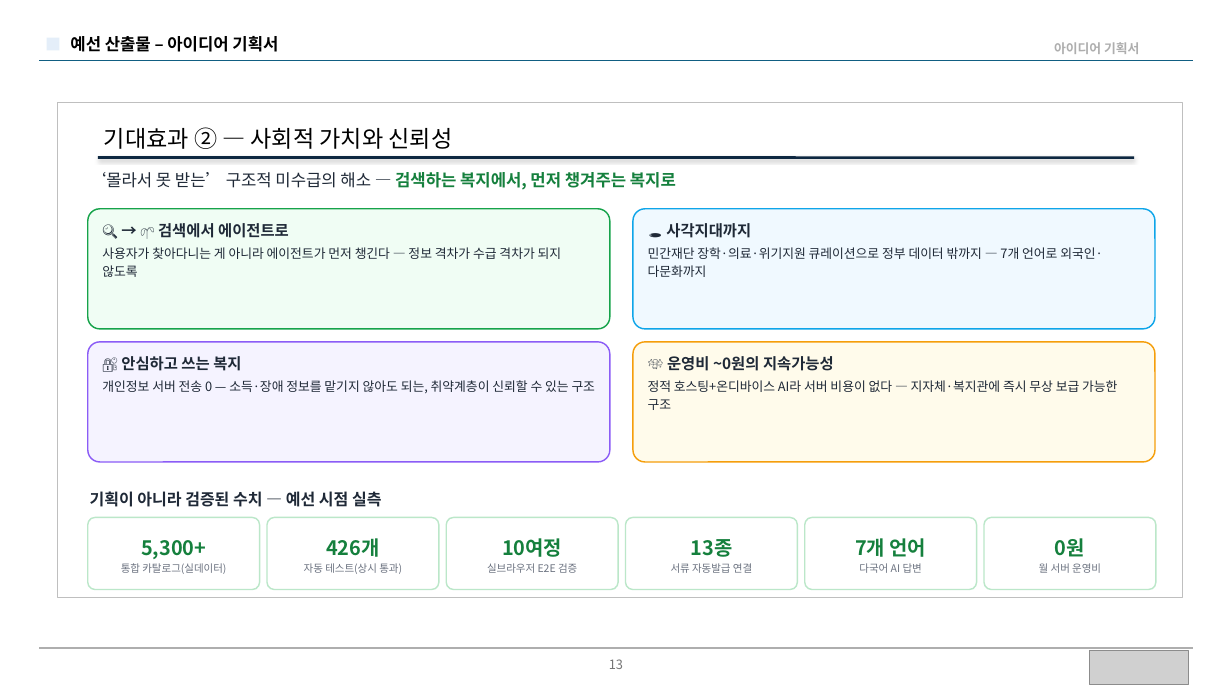
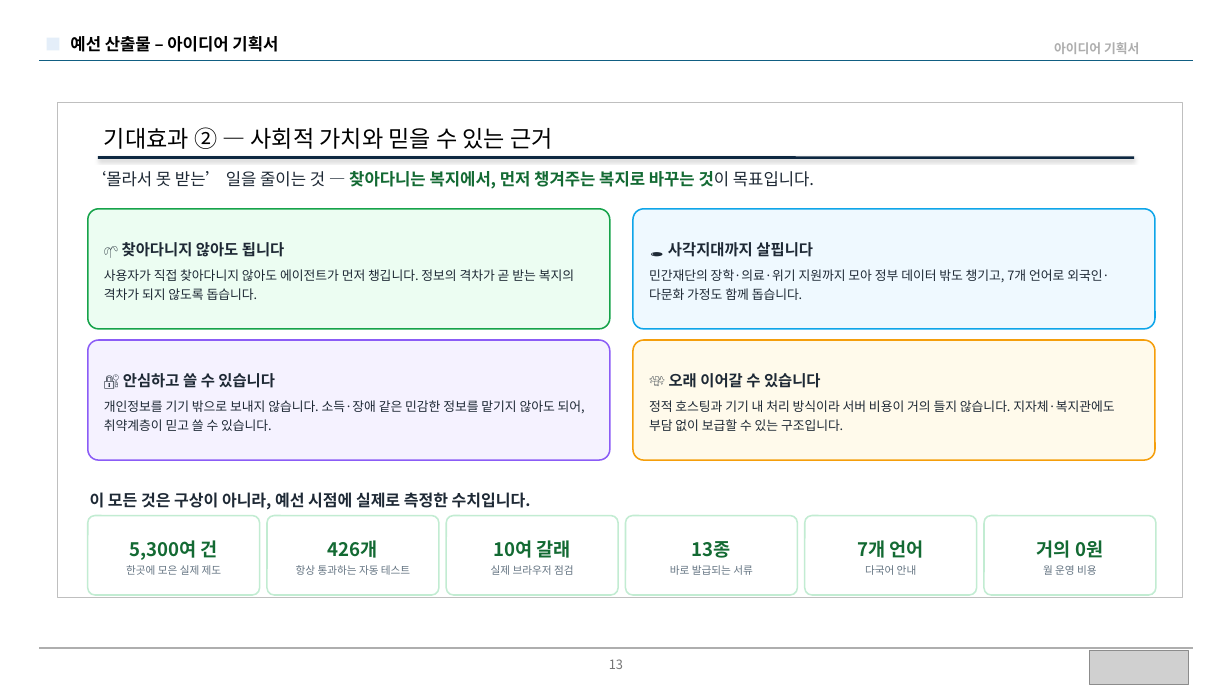
Before and after one commit to BioCode67/modoo-bom, a slide deck: slide 13 of docs/제출/모두봄-예선기획서-20p-규정안전판.pptx. Drawn at 1232x693 pixels with LibreOffice and Linux fonts; fonts in the diff are those of the drawing; grey boxes stand for pictures. Boxes give left, top, right and bottom in pixels: in the first picture for what was removed or moved away, otherwise in the second. Text is boxed around its words. In the diff, an @@ line names an element or a change of style, - is before the commit and + after.

Commit message:
docs(제출): 예선 기획서 v3 — Pretendard 폰트·존댓말/친절체·문장 풀어쓰기·팀정보 반영
- 폰트: Pretendard 적용 + PPT에 임베딩(심사 PC에 폰트 없어도 동일하게 표시)
- 어투: 전 슬라이드 '~습니다/~입니다' 존댓말·친절체로 전환(당찬 단정 어투 제거)
- 가독성: 축약을 풀어 완결된 문장으로 서술, 박스 여백을 채워 균형 개선
- 팀정보 자동 반영: 영남대학교 / 모두봄(ModooBom) / 팀장 김주형 외 4명(컴퓨터공학전공)
- 표현 개선: '개인정보 서버 전송 0' → '입력하신 정보는 기기 밖으로 나가지 않는 온디바이스 AI'(긍정·완성형)
- 앱 출시 반영: Summary·로드맵에 '모바일 앱 출시 준비/출시' 명시
- 커버리지 명시: 복지정책·복지서비스·장학금·행복주택·서민금융·민간재단 — 한곳에서

PowerPoint 렌더로 14장 전수 육안 검증(겹침·오버플로 수정 완료).

```diff
--- a/docs/제출/모두봄-예선기획서-20p-규정안전판.pptx
+++ b/docs/제출/모두봄-예선기획서-20p-규정안전판.pptx
@@ text at [104,127,553,149]: text changed; font Arial to Noto Sans CJK KR @@
-기대효과 ② — 사회적 가치와 신뢰성
+기대효과 ② — 사회적 가치와 믿을 수 있는 근거
@@ text at [90,171,814,189]: text changed; text colour #1F2937 to #136A33; bold on @@
-‘몰라서 못 받는’ 구조적 미수급의 해소 — 검색하는 복지에서, 먼저 챙겨주는 복지로
+‘몰라서 못 받는’ 일을 줄이는 것 — 찾아다니는 복지에서, 먼저 챙겨주는 복지로 바꾸는 것이 목표입니다.
@@ rounded rectangle "🌱 찾아다니지 않아도 됩니다" at [88,209,610,329]: vertical alignment top to middle; fill #F0FDF4 to #ECFDF2; outline #16A34A 1.1 pt to #16A34A 1.2 pt; proportions changed @@
@@ rounded rectangle "🕳️ 사각지대까지 살핍니다" at [633,209,1155,329]: vertical alignment top to middle; fill #F0F9FF to #EFF9FF; outline #0EA5E9 1.1 pt to #0EA5E9 1.2 pt; proportions changed @@
@@ text in rounded rectangle at [104,242,574,300]: text changed; text colour #1F2937 to #1E2935 @@
-🔍 → 🌱 검색에서 에이전트로
-사용자가 찾아다니는 게 아니라 에이전트가 먼저 챙긴다 — 정보 격차가 수급 격차가 되지 않도록
+🌱 찾아다니지 않아도 됩니다
+사용자가 직접 찾아다니지 않아도 에이전트가 먼저 챙깁니다. 정보의 격차가 곧 받는 복지의 격차가 되지 않도록 돕습니다.
@@ text in rounded rectangle at [649,242,1109,300]: text changed; text colour #1F2937 to #1E2935 @@
-🕳️ 사각지대까지
-민간재단 장학·의료·위기지원 큐레이션으로 정부 데이터 밖까지 — 7개 언어로 외국인·다문화까지
+🕳️ 사각지대까지 살핍니다
+민간재단의 장학·의료·위기 지원까지 모아 정부 데이터 밖도 챙기고, 7개 언어로 외국인·다문화 가정도 함께 돕습니다.
@@ rounded rectangle "🔐 안심하고 쓸 수 있습니다" at [88,340,610,460]: vertical alignment top to middle; fill #F5F3FF to #F5F2FF; outline #8B5CF6 1.1 pt to #8B5CF6 1.2 pt; proportions changed @@
@@ rounded rectangle "💸 오래 이어갈 수 있습니다" at [633,340,1155,460]: vertical alignment top to middle; fill #FFFBEB to #FFFAEB; outline #F59E0B 1.1 pt to #F59E0B 1.2 pt; proportions changed @@
@@ text in rounded rectangle at [104,371,585,431]: text changed; text colour #1F2937 to #1E2935 @@
-🔐 안심하고 쓰는 복지
-개인정보 서버 전송 0 — 소득·장애 정보를 맡기지 않아도 되는, 취약계층이 신뢰할 수 있는 구조
+🔐 안심하고 쓸 수 있습니다
+개인정보를 기기 밖으로 보내지 않습니다. 소득·장애 같은 민감한 정보를 맡기지 않아도 되어, 취약계층이 믿고 쓸 수 있습니다.
@@ text in rounded rectangle at [649,373,1114,431]: text changed; text colour #1F2937 to #1E2935 @@
-💸 운영비 ~0원의 지속가능성
-정적 호스팅+온디바이스 AI라 서버 비용이 없다 — 지자체·복지관에 즉시 무상 보급 가능한 구조
+💸 오래 이어갈 수 있습니다
+정적 호스팅과 기기 내 처리 방식이라 서버 비용이 거의 들지 않습니다. 지자체·복지관에도 부담 없이 보급할 수 있는 구조입니다.
@@ text at [90,492,531,510]: text changed; text colour #1F2937 to #1E2935 @@
-기획이 아니라 검증된 수치 — 예선 시점 실측
+이 모든 것은 구상이 아니라, 예선 시점에 실제로 측정한 수치입니다.
@@ outline #BBE7C9 1.1 pt to #C2ECD2 1.2 pt; proportions changed in 6 elements at [805,516,977,595], [984,516,1156,595], [446,516,618,595], [267,516,439,595], [626,516,798,595], [88,516,260,595] @@
@@ rounded rectangle "5,300여 건": place and size @@
-rounded rectangle "5,300여 건" at [88,518,260,590]
+rounded rectangle "5,300여 건" at [88,516,260,595]
@@ rounded rectangle "426개": place and size @@
-rounded rectangle "426개" at [267,518,439,590]
+rounded rectangle "426개" at [267,516,439,595]
@@ rounded rectangle "10여 갈래": place and size @@
-rounded rectangle "10여 갈래" at [446,518,618,590]
+rounded rectangle "10여 갈래" at [446,516,618,595]
@@ rounded rectangle "13종": place and size @@
-rounded rectangle "13종" at [626,518,798,590]
+rounded rectangle "13종" at [626,516,798,595]
@@ rounded rectangle "7개 언어": place and size @@
-rounded rectangle "7개 언어" at [805,518,977,590]
+rounded rectangle "7개 언어" at [805,516,977,595]
@@ rounded rectangle "거의 0원": place and size @@
-rounded rectangle "거의 0원" at [984,518,1156,590]
+rounded rectangle "거의 0원" at [984,516,1156,595]
@@ text in rounded rectangle at [126,540,222,575]: text changed; size 8.2 to 8.3 pt; text colour #6B7280 to #647482 @@
-5,300+
-통합 카탈로그(실데이터)
+5,300여 건
+한곳에 모은 실제 제도
@@ text in rounded rectangle at [296,565,410,575]: text changed; size 8.2 to 8.3 pt; text colour #6B7280 to #647482 @@
-자동 테스트(상시 통과)
+항상 통과하는 자동 테스트
@@ text in rounded rectangle at [328,540,378,558]: size 15.5 to 14.5 pt, text colour #15803D to #136A33 in "426개"; line spacing 1.12 to 1.2 @@
@@ text in rounded rectangle at [491,540,574,575]: text changed; size 8.2 to 8.3 pt; text colour #6B7280 to #647482 @@
-10여정
-실브라우저 E2E 검증
+10여 갈래
+실제 브라우저 점검
@@ text in rounded rectangle at [670,565,753,575]: text changed; size 8.2 to 8.3 pt; text colour #6B7280 to #647482 @@
-서류 자동발급 연결
+바로 발급되는 서류
@@ text in rounded rectangle at [692,541,731,558]: size 15.5 to 14.5 pt, text colour #15803D to #136A33 in "13종"; line spacing 1.12 to 1.2 @@
@@ text in rounded rectangle at [857,540,924,558]: size 15.5 to 14.5 pt, text colour #15803D to #136A33 in "7개 언어"; line spacing 1.12 to 1.2 @@
@@ text in rounded rectangle at [865,565,917,575]: text changed; size 8.2 to 8.3 pt; text colour #6B7280 to #647482 @@
-다국어 AI 답변
+다국어 안내
@@ text in rounded rectangle at [1037,540,1103,575]: text changed; size 8.2 to 8.3 pt; text colour #6B7280 to #647482 @@
-0원
-월 서버 운영비
+거의 0원
+월 운영 비용
```
Also in this commit, not shown: 13 other slides changed, 2 other files.
